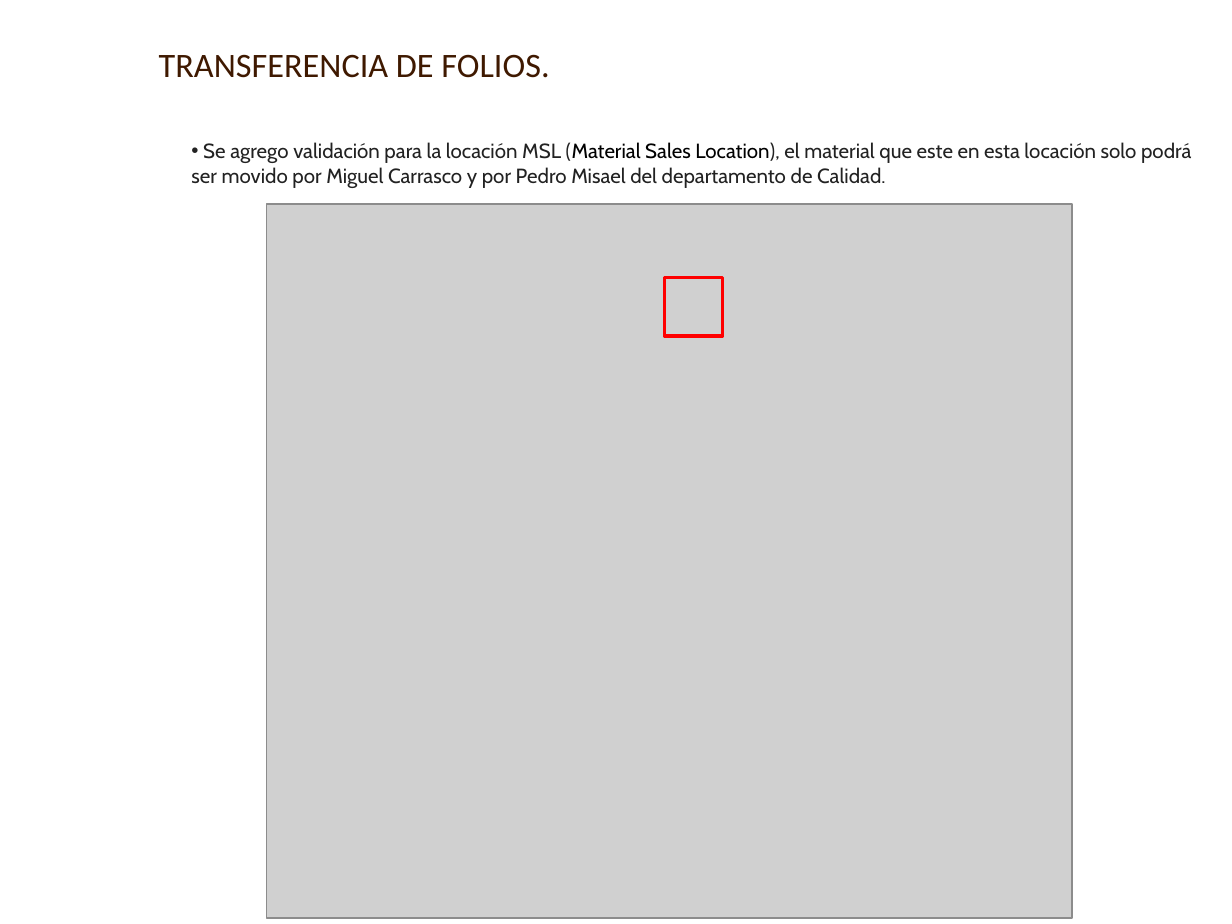
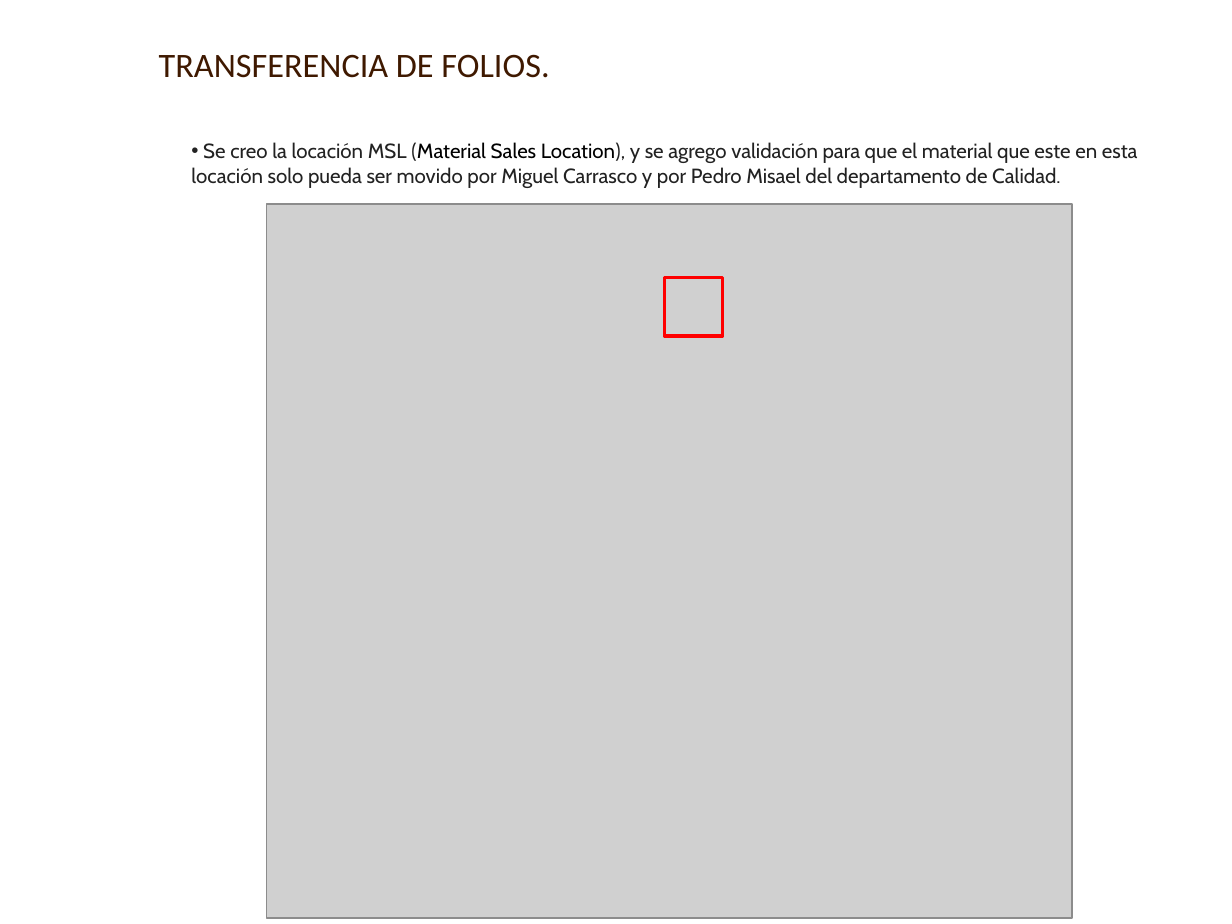
Before and after one commit to AXDELAROSA/CLASIFICACION_PIELES, a slide deck: slide 4 of Scripts_R100_Materiales/Folios_Transaccion/Docs/IT_DEV_FOLIOS_22102020.pptx (slide 2 before the commit). Drawn at 1232x924 pixels with LibreOffice and Linux fonts; fonts in the diff are those of the drawing; grey boxes stand for pictures; background and template pictures are left out. Boxes give left, top, right and bottom in pixels: in the first picture for what was removed or moved away, otherwise in the second. Text is boxed around its words. In the diff, an @@ line names an element or a change of style, - is before the commit and + after.

```diff
--- a/Scripts_R100_Materiales/Folios_Transaccion/Docs/IT_DEV_FOLIOS_22102020.pptx
+++ b/Scripts_R100_Materiales/Folios_Transaccion/Docs/IT_DEV_FOLIOS_22102020.pptx
@@ text at box(191, 142, 1138, 188): text changed @@
-• Se agrego validación para la locación MSL (Material Sales Location), el material que este en esta locación solo podrá ser movido por Miguel Carrasco y por Pedro Misael del departamento de Calidad.
+• Se creo la locación MSL (Material Sales Location), y se agrego validación para que el material que este en esta locación solo pueda ser movido por Miguel Carrasco y por Pedro Misael del departamento de Calidad.
```
Also in this commit, not shown: 2 slides added, 10 other files.
